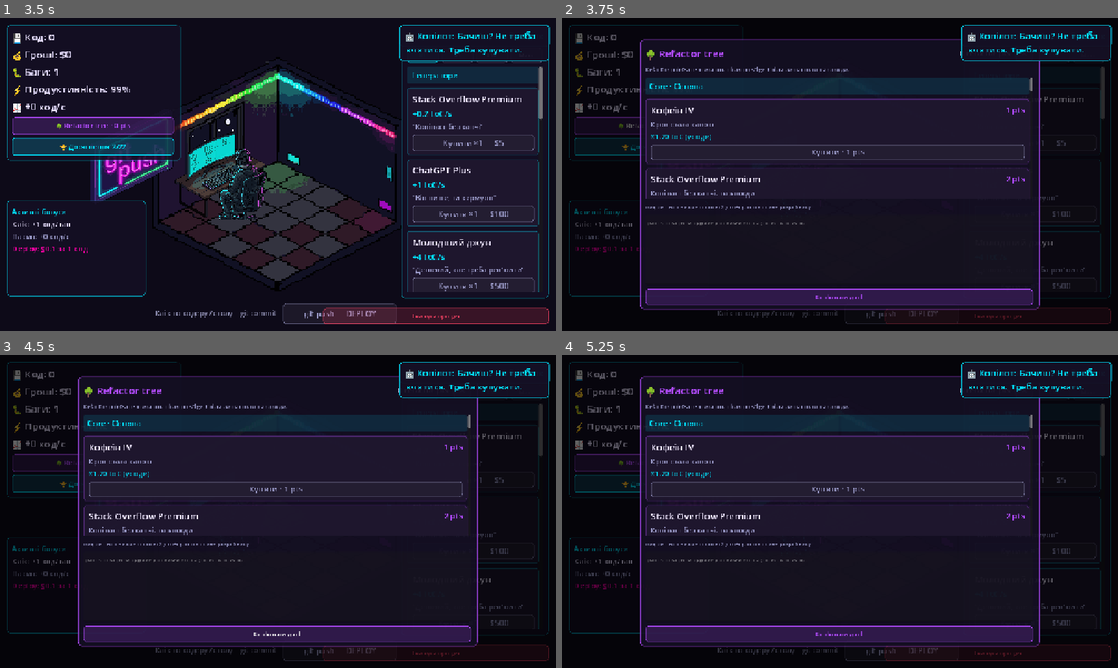
Above: before the commit, frames 1-4 (two rows, left to right).
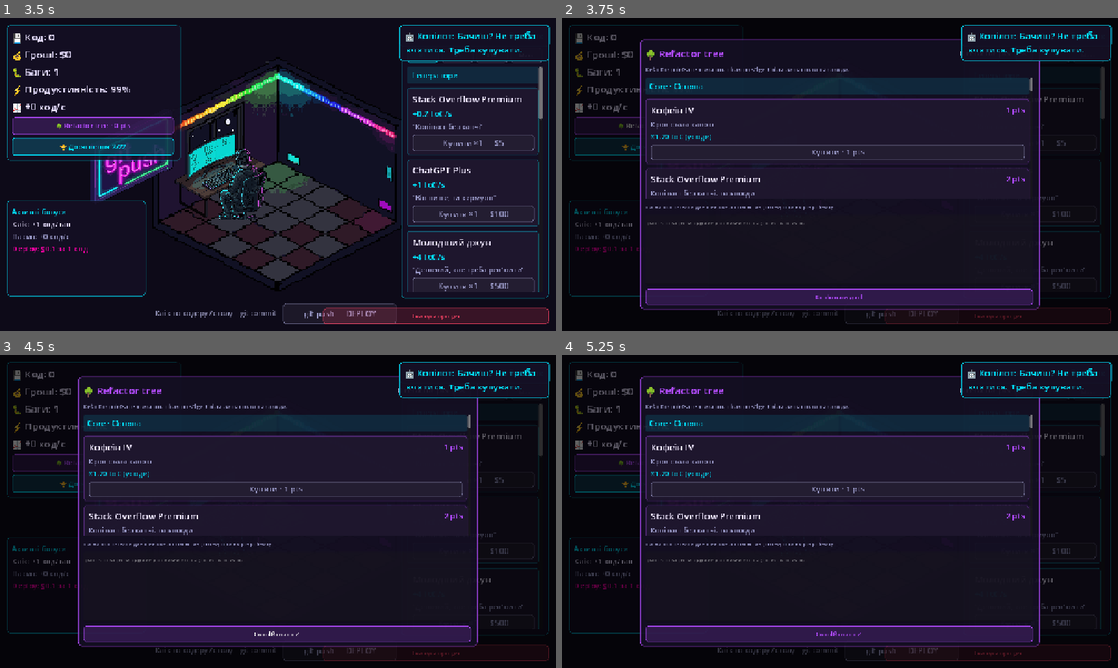
Above: after the commit, the same moments.

Repository: limbo1572/vibe-coder-room
Game: Godot game, scene res://scenes/main.tscn
Same seed, same stepped clock (60 frames per second), same inputs: the game is played once before the commit and once after it.
Inputs (mouse positions are in pixels of both pictures, inside the frame that each line leads up to):
- Up to frame 1 (3.5 s): click (261, 262) at 0.52 s; type "12" at 0.6 s; click "Enter" at 1.25 s; click "Enter" at 2 s; click "Купити ×1 — 1 LoC" at 2.75 s
- Up to frame 2 (3.75 s): click "🌳 Refactor tree · 0 pts" at 3.5 s
- Up to frame 3 (4.5 s): click "Копіювати дані" at 4.25 s
- Up to frame 4 (5.25 s): click "🏆 Досягнення 2/22" at 5 s

Frame 1 is identical in both runs. In frame 2, 0.2% of the frame differs, in the area x 15-49%, y 60-62%; in frame 3, 0.2%, in the area x 15-54%, y 60-90%; in frame 4, 0.2%.

Commit message:
fix: web clipboard via JavaScriptBridge so testers can copy milestone log (Godot clipboard blocked in browser)
Co-authored-by: Cursor <cursoragent@cursor.com>

Diff:
--- a/scripts/game_ui.gd
+++ b/scripts/game_ui.gd
@@ -723,9 +723,18 @@
 	row.add_child(grant_btn)
 
 
+func _copy_text_to_clipboard(text: String) -> void:
+	if OS.has_feature("web"):
+		var js_safe := JSON.stringify(text)
+		var js := "navigator.clipboard.writeText(%s);" % js_safe
+		JavaScriptBridge.eval(js, true)
+	else:
+		DisplayServer.clipboard_set(text)
+
+
 func _add_milestone_log_row(outer: VBoxContainer) -> void:
 	var copy_hint := Label.new()
-	copy_hint.text = "Виділи текст нижче і скопіюй (Ctrl+C), потім скинь розробнику:"
+	copy_hint.text = "Тисни «Копіювати дані» нижче, потім встав (Ctrl+V) і скинь розробнику:"
 	copy_hint.autowrap_mode = TextServer.AUTOWRAP_WORD_SMART
 	copy_hint.add_theme_color_override("font_color", C_MUTED)
 	copy_hint.add_theme_font_size_override("font_size", 12)
@@ -745,7 +754,13 @@
 	copy_btn.add_theme_font_size_override("font_size", 14)
 	UITheme.style_button(copy_btn, C_PRESTIGE)
 	copy_btn.pressed.connect(func() -> void:
-		DisplayServer.clipboard_set(GameState.get_milestone_log())
+		_copy_text_to_clipboard(GameState.get_milestone_log())
+		copy_btn.text = "Скопійовано ✓"
+		var t := get_tree().create_timer(1.5)
+		t.timeout.connect(func() -> void:
+			if is_instance_valid(copy_btn):
+				copy_btn.text = "Копіювати дані"
+		)
 	)
 	outer.add_child(copy_btn)
 
